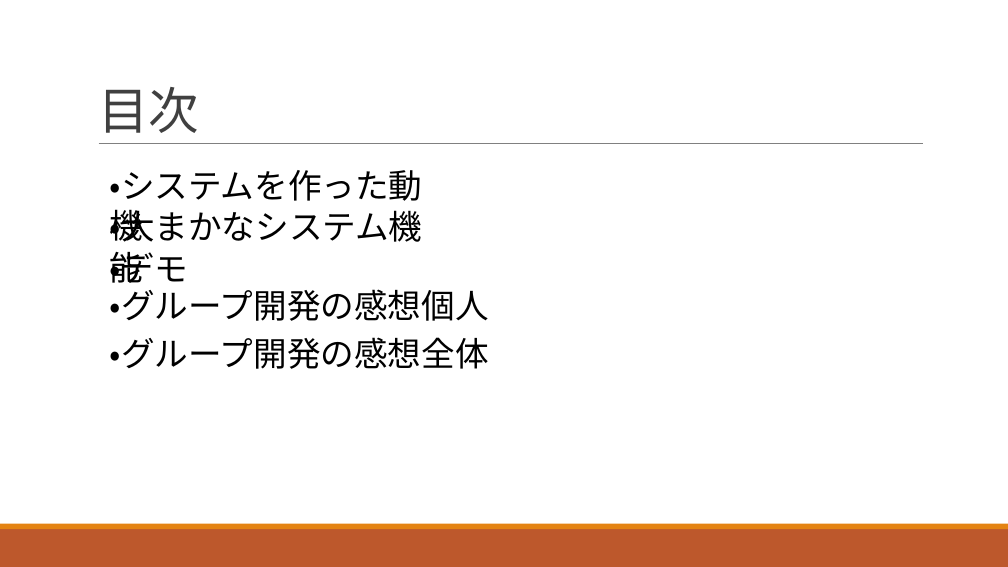
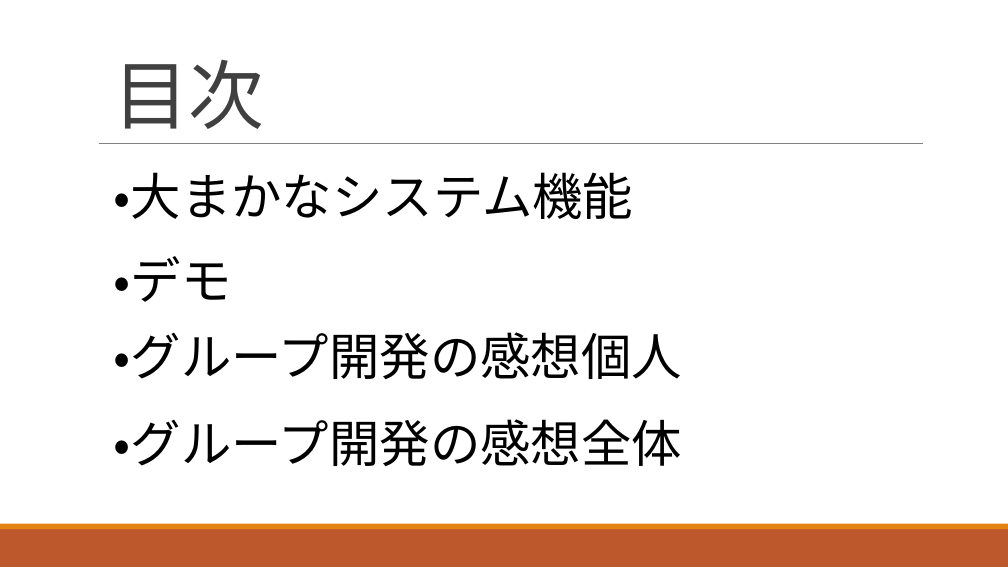
Before and after one commit to ShunjiYamamoto/groupA, a slide deck: slide 3 of 9.発表資料/グループ開発_Aグループ発表資料.pptx (slide 2 before the commit). Drawn at 1008x567 pixels with LibreOffice and Linux fonts; fonts in the diff are those of the drawing. Boxes give left, top, right and bottom in pixels: in the first picture for what was removed or moved away, otherwise in the second. Text is boxed around its words. In the diff, an @@ line names an element or a change of style, - is before the commit and + after.

```diff
--- a/9.発表資料/グループ開発_Aグループ発表資料.pptx
+++ b/9.発表資料/グループ開発_Aグループ発表資料.pptx
@@ title "目次": place and size @@
-title "目次" at (98,87,198,133)
+title "目次" at (114,59,265,129)
@@ title "目次" at (114,59,265,129): size 48 to 72 pt @@
@@ text "・大まかなシステム機能": place and size @@
-text "・大まかなシステム機能" at (110,209,423,242)
+text "・大まかなシステム機能" at (114,172,634,219)
@@ text removed at (110,170,423,201) @@
-・システムを作った動機
@@ text "・グループ開発の感想個人": place and size @@
-text "・グループ開発の感想個人" at (110,289,489,321)
+text "・グループ開発の感想個人" at (114,332,682,379)
@@ size 32 to 48 pt in 4 elements at (114,172,634,219), (114,256,232,302), (114,332,682,379), (114,419,682,466) @@
@@ text "・グループ開発の感想全体": place and size @@
-text "・グループ開発の感想全体" at (110,337,489,369)
+text "・グループ開発の感想全体" at (114,419,682,466)
```
Also in this commit, not shown: 10 other slides changed, 5 slides added, 3 other files.
